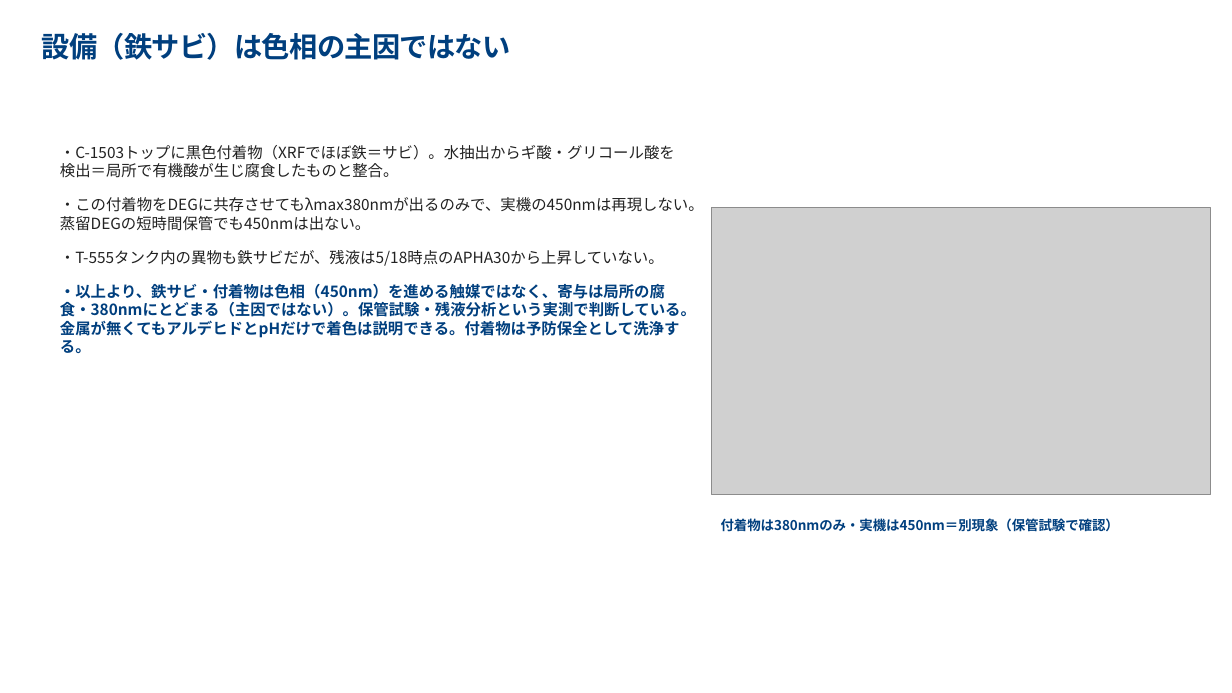
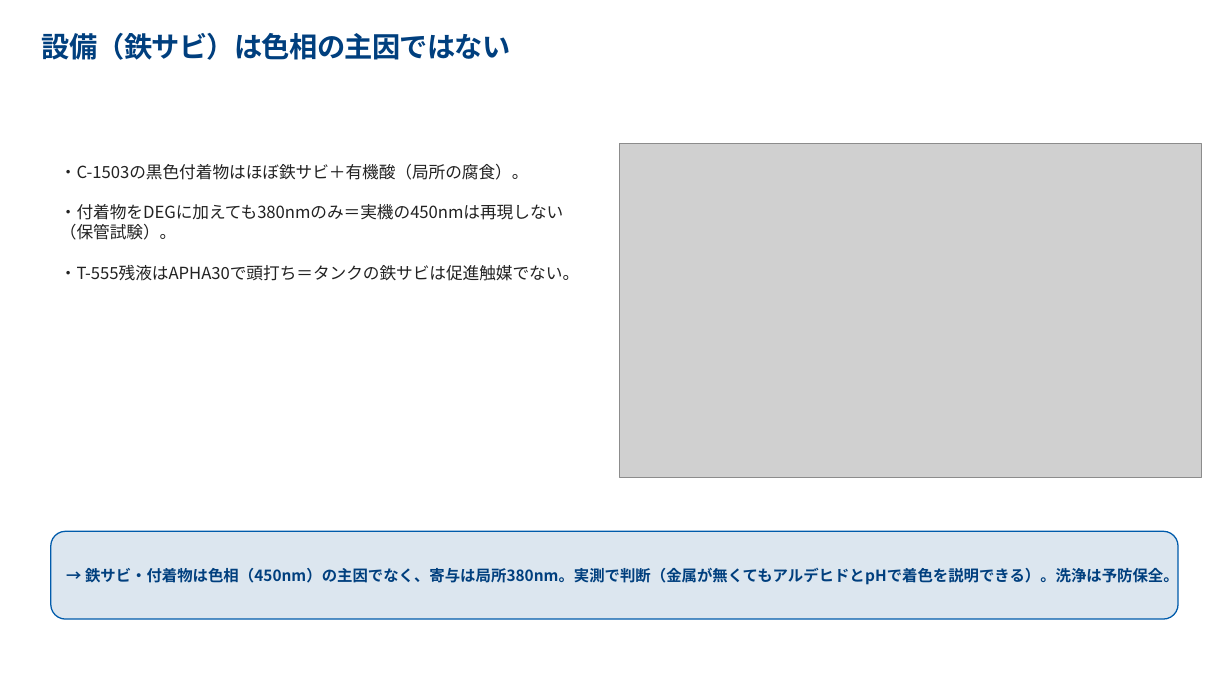
Before and after one commit to hiraoyosa-sys/Base, a slide deck: slide 9 of outputs/製品DEG色相悪化_対策会議.pptx (slide 8 before the commit). Drawn at 1232x693 pixels with LibreOffice and Linux fonts; fonts in the diff are those of the drawing; grey boxes stand for pictures. Boxes give left, top, right and bottom in pixels: in the first picture for what was removed or moved away, otherwise in the second. Text is boxed around its words. In the diff, an @@ line names an element or a change of style, - is before the commit and + after.

```diff
--- a/outputs/製品DEG色相悪化_対策会議.pptx
+++ b/outputs/製品DEG色相悪化_対策会議.pptx
@@ text removed at (x1=60, y1=145, x2=704, y2=353) @@
-・C-1503トップに黒色付着物（XRFでほぼ鉄＝サビ）。水抽出からギ酸・グリコール酸を検出＝局所で有機酸が生じ腐食したものと整合。
-・この付着物をDEGに共存させてもλmax380nmが出るのみで、実機の450nmは再現しない。蒸留DEGの短時間保管でも450nmは出ない。
-・T-555タンク内の異物も鉄サビだが、残液は5/18時点のAPHA30から上昇していない。
-・以上より、鉄サビ・付着物は色相（450nm）を進める触媒ではなく、寄与は局所の腐食・380nmにとどまる（主因ではない）。保管試験・残液分析という実測で判断している。金属が無くてもアルデヒドとpHだけで着色は説明できる。付着物は予防保全として洗浄する。
@@ picture resized from (x1=712, y1=208, x2=1211, y2=494) to (x1=619, y1=143, x2=1202, y2=478) @@
@@ text added at (x1=60, y1=164, x2=579, y2=281), 13 pt, text #222222 @@
+・C-1503の黒色付着物はほぼ鉄サビ＋有機酸（局所の腐食）。
+・付着物をDEGに加えても380nmのみ＝実機の450nmは再現しない（保管試験）。
+・T-555残液はAPHA30で頭打ち＝タンクの鉄サビは促進触媒でない。
@@ rounded rectangle added at (x1=51, y1=531, x2=1178, y2=619), fill #DCE6EF, outline #005BAB 1 pt, 12 pt, text #003F7E, bold @@
+→ 鉄サビ・付着物は色相（450nm）の主因でなく、寄与は局所380nm。実測で判断（金属が無くてもアルデヒドとpHで着色を説明できる）。洗浄は予防保全。
@@ text removed at (x1=721, y1=518, x2=1119, y2=532) @@
-付着物は380nmのみ・実機は450nm＝別現象（保管試験で確認）
```
Also in this commit, not shown: 4 other slides changed, 1 slide added, 4 other files.
